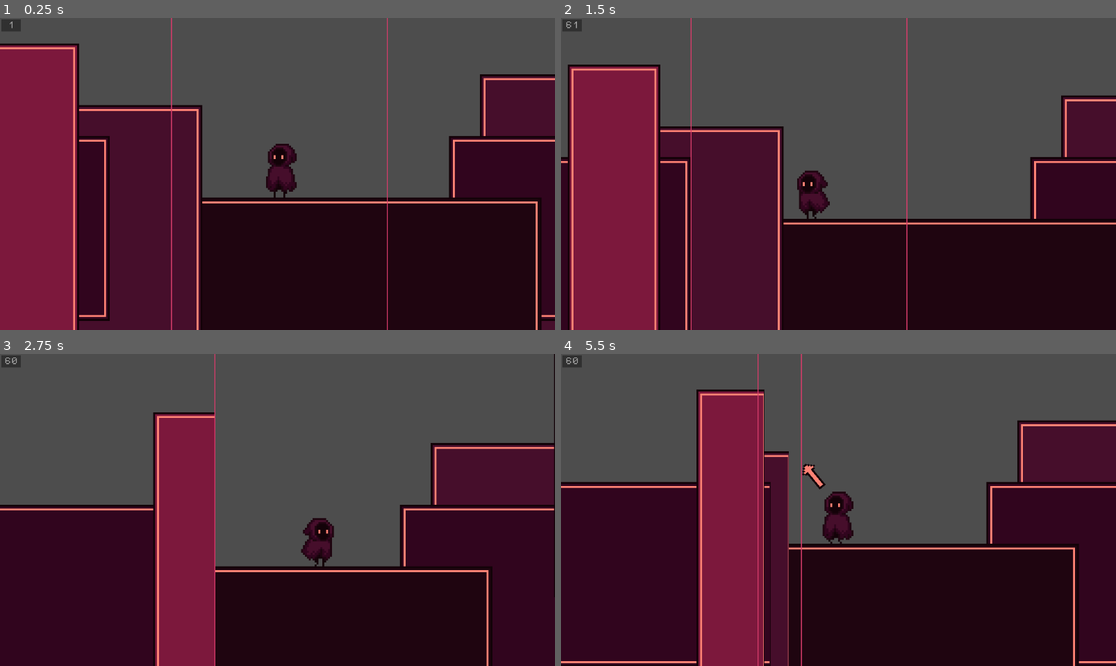
Above: before the commit, frames 1-4 (two rows, left to right).
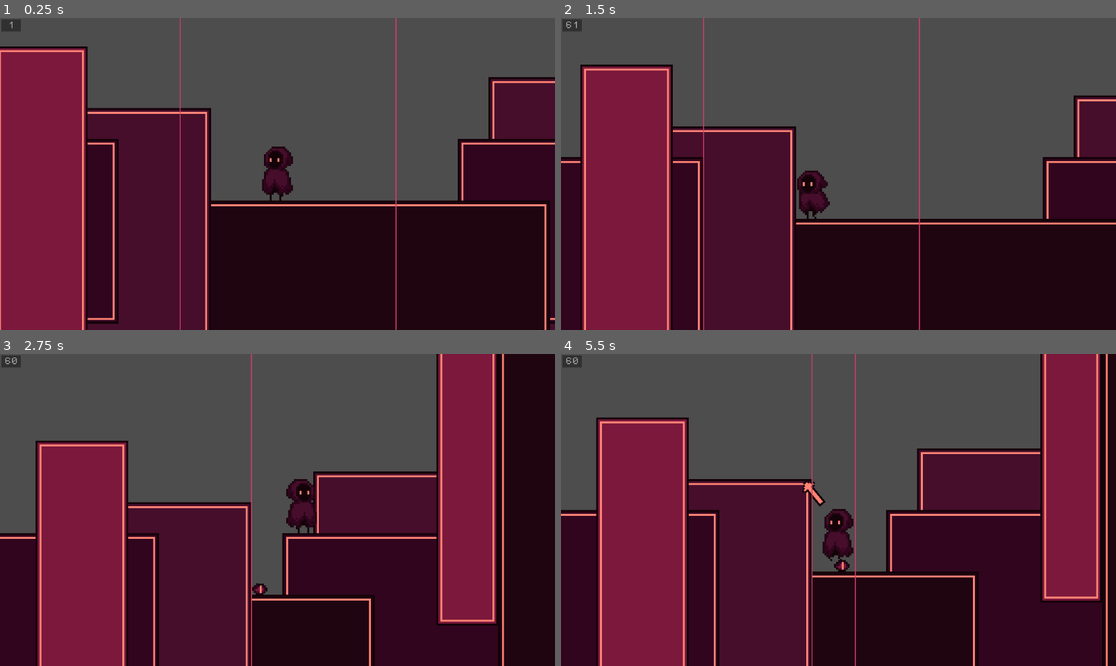
Above: after the commit, the same moments.

Repository: SuperDuperOrganisationsname/gmtk2024
Game: Godot game, scene res://scenes/game.tscn
Same seed, same stepped clock (60 frames per second), same inputs: the game is played once before the commit and once after it.
Inputs:
- Up to frame 1 (0.25 s): no input
- Up to frame 2 (1.5 s): hold D (move_right) 0.53-1.28 s; hold K (throw) 0.53-1.28 s; tap Space (jump) at 0.77 s; hold A (move_left) from 1.28 s (still down); tap J (attack) at 1.35 s
- Up to frame 3 (2.75 s): tap Space (jump) at 1.52 s; tap K (throw) at 1.55, 2.3 s; release A (move_left) at 2.03 s; hold D (move_right) from 2.03 s (still down); hold H (shrink) from 2.03 s (still down)
- Up to frame 4 (5.5 s): release H (shrink) at 2.78 s; tap L (strech) at 2.85 s; tap Space (jump) at 3.02, 3.77, 4.52 s; tap K (throw) at 3.05, 4.35 s; release D (move_right) at 3.53 s; hold K (throw) 3.53-4.28 s; hold A (move_left) from 3.53 s (still down); tap / (swap_scale_mode) at 3.6 s; hold K (throw) from 5.03 s (still down); tap R (toggle_scale_item) at 5.1 s

The runs differ from the first frame. In frame 1, 10% of the frame differs, in the area x 0-100%, y 0-100%; in frame 2, 9.7%; in frame 3, 48%; in frame 4, 47%.

Commit message:
talisman start

Diff:
--- a/scenes/game.tscn
+++ b/scenes/game.tscn
@@ -7,6 +7,7 @@
 [ext_resource type="PackedScene" uid="uid://b5gm1h3t1vcbt" path="res://scenes/scaling_tilemap.tscn" id="3_yt2vt"]
 [ext_resource type="Texture2D" uid="uid://cq0a74krvu0tn" path="res://assets/sprites/coin.png" id="5_nmd61"]
 [ext_resource type="PackedScene" uid="uid://b2irioi3olfnc" path="res://scenes/enemies/enemy.tscn" id="6_20o2s"]
+[ext_resource type="PackedScene" uid="uid://buu60msuf71ru" path="res://scenes/talisman.tscn" id="8_5hwxv"]
 
 [sub_resource type="TileSetAtlasSource" id="TileSetAtlasSource_xug0t"]
 texture = ExtResource("3_ubm54")
@@ -415,14 +416,17 @@
 tile_set = SubResource("TileSet_2jjwf")
 
 [node name="IntervalCenter" type="AnimatedSprite2D" parent="."]
+visible = false
 sprite_frames = SubResource("SpriteFrames_71tk3")
 autoplay = "default"
 frame_progress = 0.30893
 
 [node name="ScalingTilemap" parent="." node_paths=PackedStringArray("main_tilemap", "scale_center", "player") instance=ExtResource("3_yt2vt")]
 main_tilemap = NodePath("../TileMap")
-scale_center = NodePath("../IntervalCenter")
+scale_center = NodePath("../Talisman")
 player = NodePath("../Player")
 
 [node name="Enemy" parent="." instance=ExtResource("6_20o2s")]
 position = Vector2(-227, 7)
+
+[node name="Talisman" parent="." instance=ExtResource("8_5hwxv")]
--- a/scenes/player.tscn
+++ b/scenes/player.tscn
@@ -1,9 +1,8 @@
-[gd_scene load_steps=64 format=3 uid="uid://6j8yqwaj8xar"]
+[gd_scene load_steps=63 format=3 uid="uid://6j8yqwaj8xar"]
 
 [ext_resource type="Script" path="res://scripts/player.gd" id="1_cic6y"]
 [ext_resource type="Texture2D" uid="uid://c3ng8ye0qlgha" path="res://assets/sprites/main_charakter.png" id="2_dfnnq"]
-[ext_resource type="PackedScene" uid="uid://dlu0hf8xor7x1" path="res://scenes/throw_indicator.tscn" id="3_8pc0c"]
-[ext_resource type="PackedScene" uid="uid://sqya6is71pbm" path="res://scenes/squish_check.tscn" id="4_fj71v"]
+[ext_resource type="PackedScene" path="res://scenes/throw_indicator.tscn" id="3_8pc0c"]
 
 [sub_resource type="AnimationNodeAnimation" id="AnimationNodeAnimation_6vknt"]
 animation = &"attack_left"
@@ -833,8 +832,6 @@
 [node name="ThrowIndicator" parent="." instance=ExtResource("3_8pc0c")]
 position = Vector2(16, -13)
 
-[node name="SquishCheck" parent="." instance=ExtResource("4_fj71v")]
-
 [node name="CoyoteTimer" type="Timer" parent="."]
 one_shot = true
 
--- a/scenes/talisman.tscn
+++ b/scenes/talisman.tscn
@@ -10,6 +10,7 @@
 
 [node name="Sprite2D" type="Sprite2D" parent="."]
 texture = ExtResource("1_xh8ro")
+hframes = 5
 
 [node name="CollisionShape2D" type="CollisionShape2D" parent="."]
 shape = SubResource("CapsuleShape2D_reikt")
Not shown: 1 places in scenes/game.tscn that only renumber resources
Not shown: 1 places in scenes/talisman.tscn that only renumber resources
